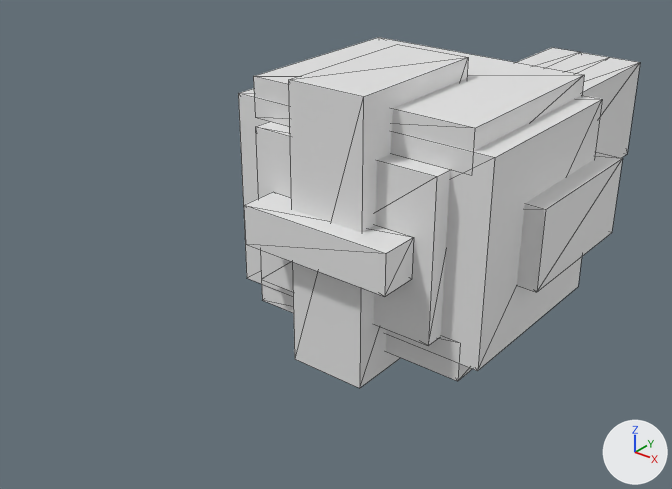
Before and after pictures for a commit that changed the OBJ model Assets/Meshs/Tower1/Tower1_1.obj.
Rendered twice from a camera (50 mm lens) standing at (0.742, -1.154, 1.124) and looking at (-0.074, -0.135, 0.491). Lighting does not change. The marker at lower right points along +X, +Y and +Z. Mesh edges are drawn as thin lines. Where no turn or scale is listed for an object, it has been applied to the vertices. Vertices at the same position are counted once.

The scene before the commit, as lines of its bpy script (objects in view):
```python
me_tower1_1 = bpy.data.meshes.new('Tower1_1')
me_tower1_1.from_pydata(...)  # 96 vertices, 156 faces; spans x -0.25..0.25, y -0.281..0.594, z 0.344..0.781
ob_tower1_1 = bpy.data.objects.new('Tower1_1', me_tower1_1)
ob_tower1_1.location = (0.0, 0.0, 0.0)
```
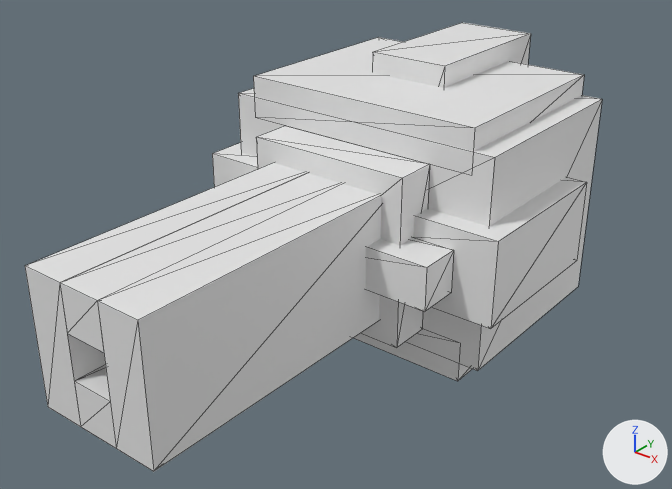
Edits to the scene script, one JSON object a line:
```json
{"block": "me_tower1_1", "where": "# used by ob_tower1_1; location = (0.0, 0.0, 0.0)"}
{"op": "remove", "block": "me_tower1_1", "code": "me_tower1_1.from_pydata(...)  # 96 vertices, 156 faces; spans x -0.25..0.25, y -0.281..0.594, z 0.344..0.781"}
{"op": "add", "block": "me_tower1_1", "code": "me_tower1_1.from_pydata(...)  # 100 vertices, 156 faces; spans x -0.25..0.25, y -0.656..0.219, z 0.344..0.781"}
{"block": "me_tower1_1", "change": "me_tower1_1 part 1: a new loose piece, a box spanning x -0.125..0.125, y -0.25..-0.187, z 0.438..0.688"}
{"block": "me_tower1_1", "change": "me_tower1_1 part 2: a new loose piece, a box spanning x -0.25..0.25, y -0.219..0.031, z 0.5..0.625"}
{"block": "me_tower1_1", "change": "me_tower1_1 part 3: a new loose piece, a box spanning x -0.188..0.188, y -0.281..-0.219, z 0.531..0.594"}
{"block": "me_tower1_1", "change": "me_tower1_1 part 4: a new loose piece, a box spanning x -0.062..0.063, y -0.062..0.188, z 0.344..0.781"}
{"block": "me_tower1_1", "change": "me_tower1_1 part 5: a new loose piece of 28 vertices spanning x -0.094..0.094, y -0.656..-0.219, z 0.469..0.656"}
{"block": "me_tower1_1", "change": "me_tower1_1 part 6: the loose piece of 24 vertices spanning x -0.094..0.094, y 0.156..0.594, z 0.469..0.656 is deleted"}
{"block": "me_tower1_1", "change": "me_tower1_1 part 7: the loose piece of 8 vertices spanning x -0.25..0.25, y -0.094..0.156, z 0.5..0.625 is deleted"}
{"block": "me_tower1_1", "change": "me_tower1_1 part 8"}
{"block": "me_tower1_1", "change": "24 vertices are removed from x -0.156..0.156, y -0.281..0.0, z 0.344..0.781"}
{"block": "me_tower1_1", "change": "36 faces are deleted"}
```

Pixel boxes (x1, y1, x2, y2) of what changed, in the pictures (672 x 489 px):
```json
{"object": "Tower1_1", "change": "reshaped", "before": [238, 37, 640, 388], "after": [25, 23, 602, 471], "on screen": "43% wider, 28% taller"}
{"part": 1, "of": "me_tower1_1", "change": "added", "after": [256, 126, 430, 348]}
{"part": 2, "of": "me_tower1_1", "change": "added", "after": [212, 143, 587, 329]}
{"part": 3, "of": "me_tower1_1", "change": "added", "after": [366, 237, 454, 312]}
{"part": 4, "of": "me_tower1_1", "change": "added", "after": [372, 23, 531, 88]}
{"part": 5, "of": "me_tower1_1", "change": "added", "after": [25, 163, 382, 471]}
{"part": 6, "of": "me_tower1_1", "change": "deleted", "before": [517, 47, 640, 158]}
{"part": 7, "of": "me_tower1_1", "change": "deleted", "before": [517, 152, 623, 292]}
{"part": 8, "of": "me_tower1_1", "change": "deleted", "before": [244, 44, 468, 388]}
```
